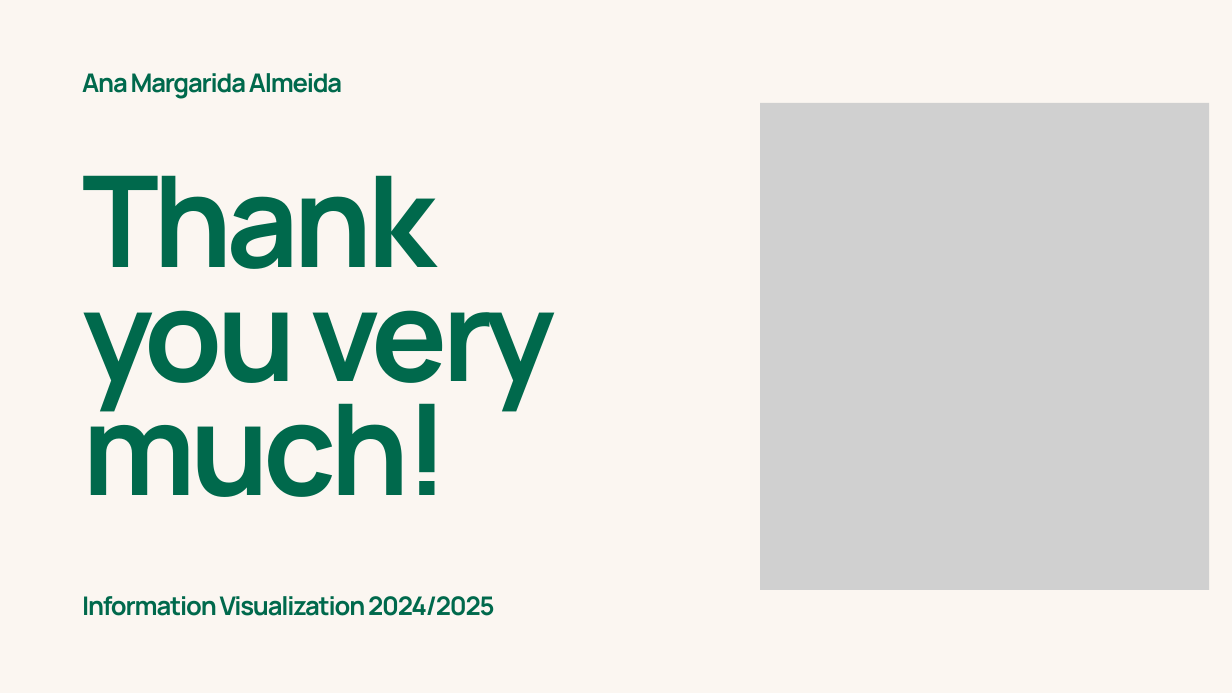
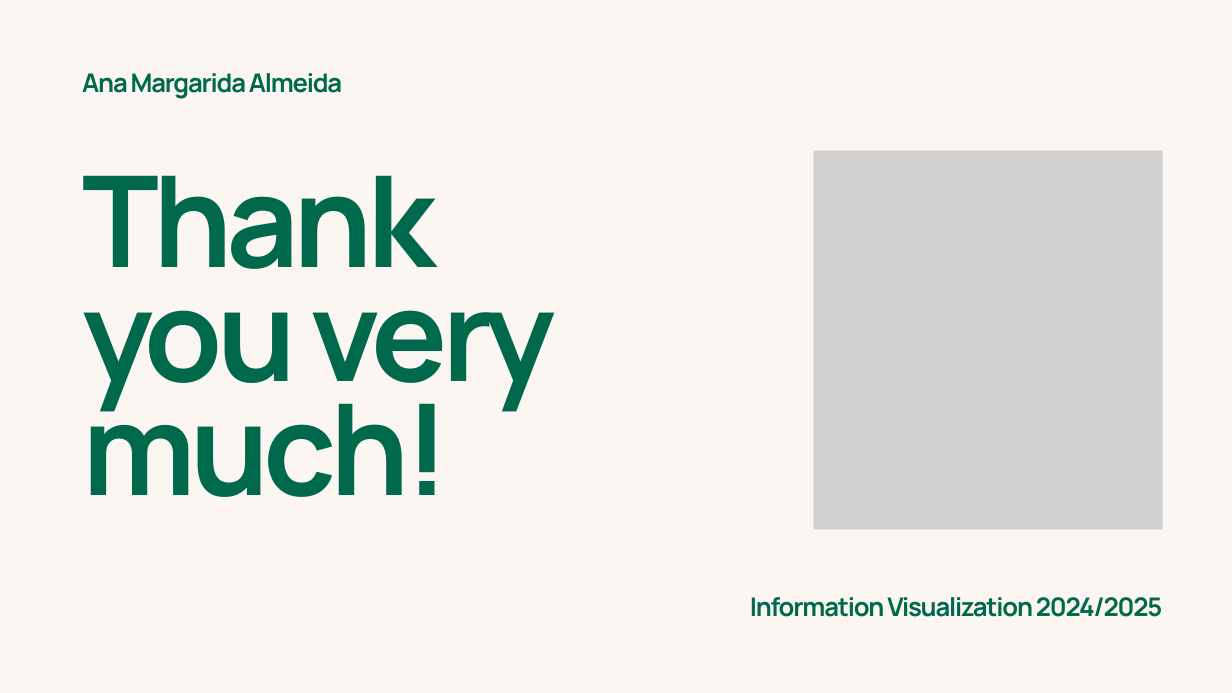
Before and after one commit to ana-mc-almeida/meic, a slide deck: slide 6 of courses/iv/dear_data/presentation.pptx. Drawn at 1232x693 pixels with LibreOffice and Linux fonts; fonts in the diff are those of the drawing; grey boxes stand for pictures; background and template pictures are left out. Boxes give left, top, right and bottom in pixels: in the first picture for what was removed or moved away, otherwise in the second. Text is boxed around its words. In the diff, an @@ line names an element or a change of style, - is before the commit and + after.

Commit message:
[IV] Add DearData presentation

```diff
--- a/courses/iv/dear_data/presentation.pptx
+++ b/courses/iv/dear_data/presentation.pptx
@@ picture: place and size @@
-picture at (760,103,1209,590)
+picture at (814,151,1163,530)
@@ text "Information Visualization 2024/2025": place and size @@
-text "Information Visualization 2024/2025" at (82,596,495,616)
+text "Information Visualization 2024/2025" at (750,597,1163,617)
@@ text "Information Visualization 2024/2025" at (750,597,1163,617): alignment justified to right @@
```
Also in this commit, not shown: 1 other file.
